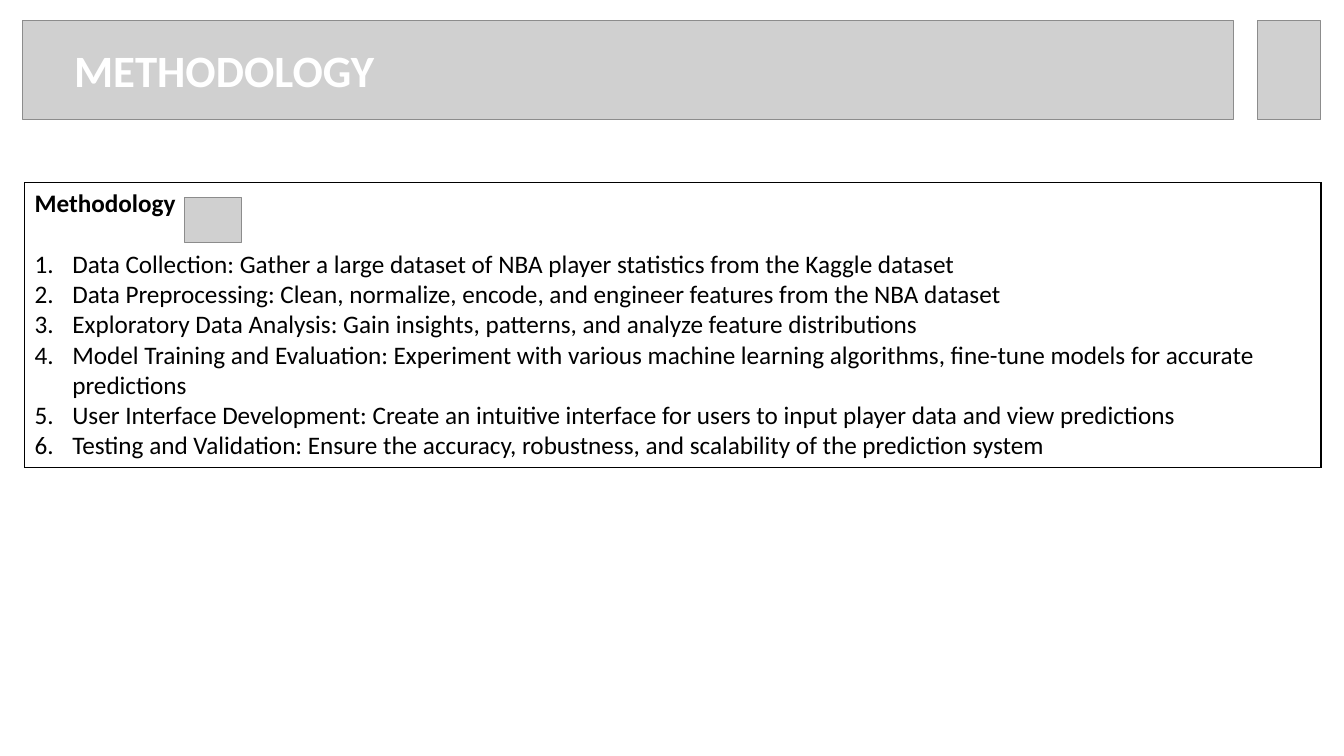
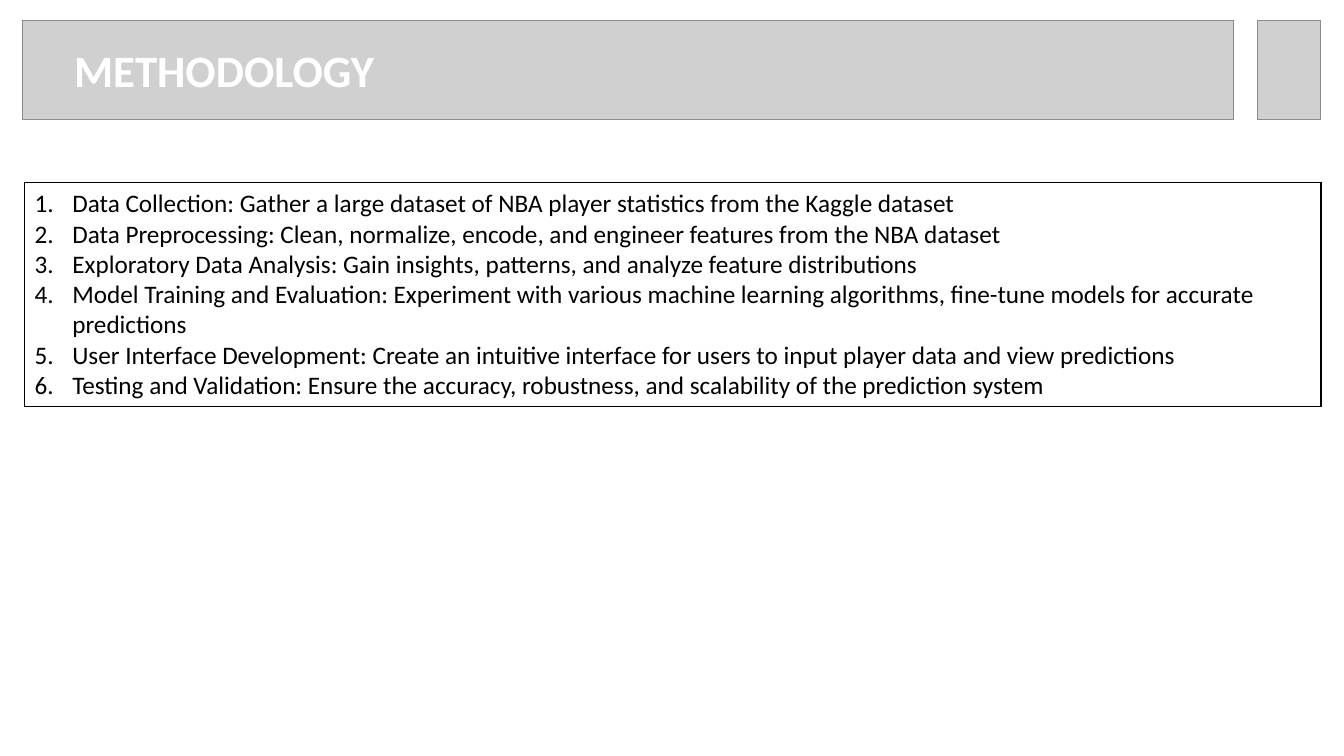
Before and after one commit to rmertoztop/project_4, a slide deck: slide 3 of Resources/NBA Project PPT.pptx. Drawn at 1344x756 pixels with LibreOffice and Linux fonts; fonts in the diff are those of the drawing; grey boxes stand for pictures. Boxes give left, top, right and bottom in pixels: in the first picture for what was removed or moved away, otherwise in the second. Text is boxed around its words. In the diff, an @@ line names an element or a change of style, - is before the commit and + after.

```diff
--- a/Resources/NBA Project PPT.pptx
+++ b/Resources/NBA Project PPT.pptx
@@ rectangle "Data Collection: Gather a large ...": place and size @@
-rectangle "Data Collection: Gather a large ..." at (24,182,1321,468)
+rectangle "Data Collection: Gather a large ..." at (24,182,1321,406)
@@ text in rectangle at (35,194,176,217): paragraph removed @@
-Methodology
@@ picture removed at (185,198,242,242) @@
```
Also in this commit, not shown: 1 other slide changed, 1 other file.
